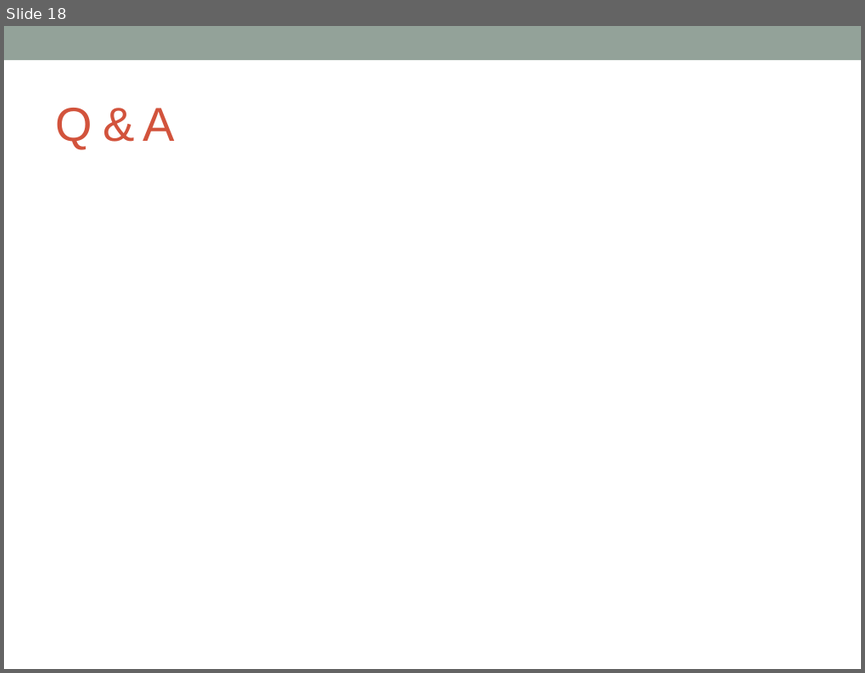
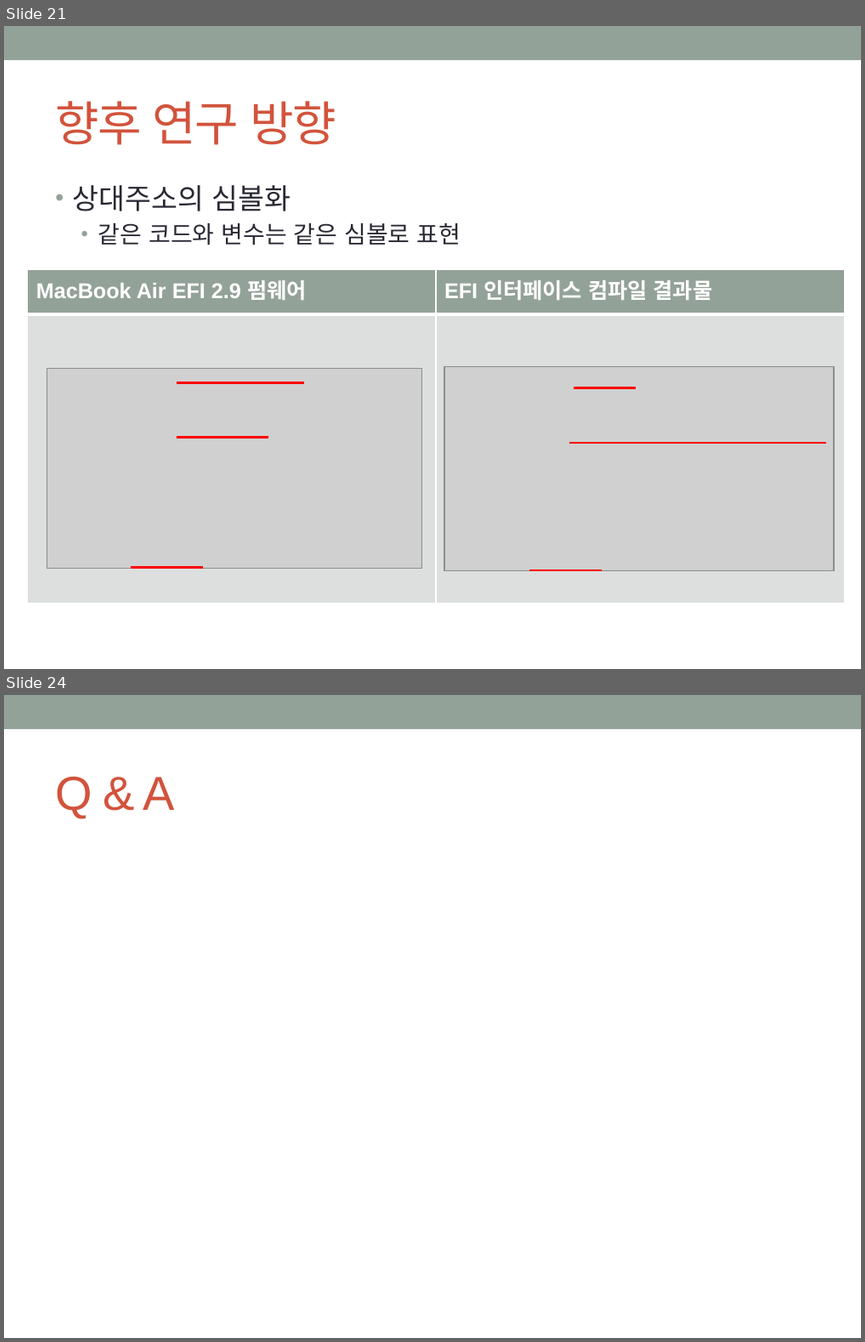
Before and after one commit to godthem90/Mac_Security_S4, a slide deck: 맥 중간발표.pptx. Shown one above the other, each under a label of ours: slide 18 before the commit, slides 21 and 24 after it; the slides between them are not shown. The pictures are 865x673 and 865x1342 pixels, drawn with LibreOffice and Linux fonts; fonts in the diff are those of the drawing; grey boxes stand for pictures. Boxes give left, top, right and bottom in pixels: in the first picture for what was removed or moved away, otherwise in the second. Text is boxed around its words. In the diff, an @@ line names an element or a change of style, - is before the commit and + after.

```diff
--- a/맥 중간발표.pptx
+++ b/맥 중간발표.pptx
@@ slide 21 added at [4, 26, 861, 669], background #FFFFFF; not listed: 1 template element that a slide beside it also shows @@
@@ title added at [55, 101, 336, 145], 40 pt, text #D2533C @@
+향후 연구 방향
@@ text added at [73, 185, 461, 244], 20 pt, text #292934 @@
+• 상대주소의 심볼화
+  • 같은 코드와 변수는 같은 심볼로 표현
@@ table added at [28, 269, 844, 602], 2 rows, 2 columns @@
+MacBook Air EFI 2.9 펌웨어 | EFI 인터페이스 컴파일 결과물
+ | 
@@ picture added at [46, 368, 422, 568] @@
@@ line added from (177, 382) to (305, 382), #FF0000 2 pt @@
@@ picture added at [444, 366, 834, 570] @@
@@ line added from (574, 387) to (636, 387), #FF0000 2 pt @@
@@ line added from (177, 437) to (268, 437), #FF0000 2 pt @@
@@ line added from (569, 442) to (826, 442), #FF0000 2 pt @@
@@ line added from (131, 567) to (204, 567), #FF0000 2 pt @@
@@ line added from (529, 570) to (602, 570), #FF0000 2 pt @@
@@ what was slide 18 is now slide 24 @@
```
Also in this commit, not shown: 14 slides changed, 5 other slides added.
